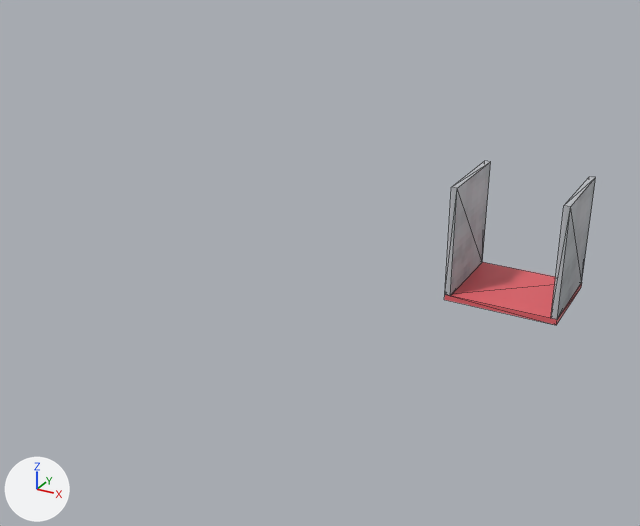
The glTF model meshes/wallsAndFloor.glb: old version first, new version second.
Camera for both pictures: a camera (50 mm lens) standing at (19.0, -70.0, 33.5) and looking at (-10.6, -16.0, 6.6). Lighting does not change. The marker at lower left points along +X, +Y and +Z. Mesh edges are drawn as thin lines. Where no turn or scale is listed for an object, it has been applied to the vertices. Vertices at the same position are counted once.

Names of what the first picture shows: 'Floor', 'L-Wall', 'R-Wall'.
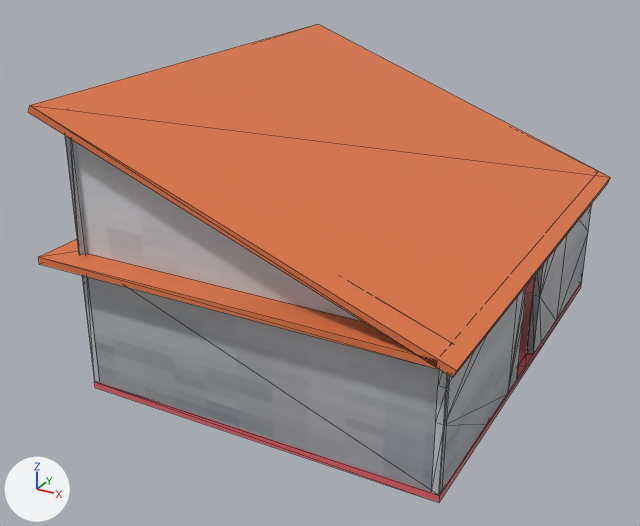
Where the newer file only moved an object's origin or applied its transform, the numbers keep the older frame.

Boxes (x1, y1, x2, y2) around the edits, measured in the pictures (640 x 526 px):
'Floor.002', added (orange)
    after: (28, 24, 611, 377)
'L-Wall.005', added
    after: (88, 277, 439, 492)
'L-Wall.008', added
    after: (65, 136, 361, 321)
'L-Wall.002', added
    after: (431, 203, 592, 495)
'Floor.001', added (orange)
    after: (38, 239, 437, 369)
'Floor', reshaped
    before: (444, 262, 582, 325)
    after: (94, 277, 582, 502)
'R-Wall', recoloured
    both: (551, 177, 595, 319)
'L-Wall.006', added
    after: (68, 138, 88, 255)
'L-Wall.001', added
    after: (82, 275, 100, 383)
'L-Wall', unchanged, covered by the edit
    before: (445, 161, 490, 295)

What changed in the scene script:
```text
Change me_cube_001:
    where me_cube_001.from_pydata(...)  # 8 vertices, 12 faces; spans x -1.0..1.0, y -1.0..1.0, z -1.0..1.0
    remove me_cube_001.materials.append(mat_material_005)  # picture img_marble
Change me_cube_002:
    where me_cube_002.from_pydata(...)  # 8 vertices, 12 faces; spans x -4.89..4.89, y -4.13..4.13, z -0.26..0.26
    me_cube_002 part 1
    me_cube_002.vertices[0].co: (-4.89, -4.13, -0.26) -> (-21.53, -29.69, -0.26)  # pixel (444, 299) -> pixel (95, 387)
    me_cube_002.vertices[1].co: (-4.89, -4.13, 0.26) -> (-21.53, -29.69, 0.26)  # pixel (444, 294) -> pixel (94, 381)
    me_cube_002.vertices[2].co: (-4.89, 4.13, -0.26) -> (-21.53, 4.13, -0.26)
    me_cube_002.vertices[3].co: (-4.89, 4.13, 0.26) -> (-21.53, 4.13, 0.26)
    me_cube_002.vertices[4].co: (4.89, -4.13, -0.26) -> (4.86, -29.69, -0.26)  # pixel (556, 325) -> pixel (439, 502)
    me_cube_002.vertices[5].co: (4.89, -4.13, 0.26) -> (4.86, -29.69, 0.26)  # pixel (557, 319) -> pixel (439, 495)
    me_cube_002.vertices[6].co: (4.89, 4.13, -0.26) -> (4.86, 4.13, -0.26)  # pixel (581, 287)
    me_cube_002.vertices[7].co: (4.89, 4.13, 0.26) -> (4.86, 4.13, 0.26)  # pixel (582, 282) -> pixel (581, 281)
Add me_cube_012:
    me_cube_012.from_pydata([(-14.3, -18.3, 5.1), (-14.1, -18.3, 5.6), (-14.3, 18.3, 5.1), (-14.1, 18.3, 5.6), (14.1, -18.3, -5.6), (14.3, -18.3, -5.1), (14.1, 18.3, -5.6), (14.3, 18.3, -5.1)], [], [(0, 1, 3), (0, 3, 2), (2, 3, 7), (2, 7, 6), (6, 7, 5), (6, 5, 4), (4, 5, 1), (4, 1, 0), (2, 6, 4), (2, 4, 0), (7, 3, 1), (7, 1, 5)])
    me_cube_012.materials.append(mat_material_011)  # orange #e77946
Add ob_l_wall_008:
    ob_l_wall_008 = bpy.data.objects.new('L-Wall.008', me_cube_015)  # 8 vertices, 7 faces; spans x -7.1..19.2, y -0.3..0.3, z -4.9..4.9; in mat_material_014 (picture img_marble)
    ob_l_wall_008.location = (-14.23, -29.67, 15.12)
Add ob_l_wall_006:
    ob_l_wall_006 = bpy.data.objects.new('L-Wall.006', me_cube_013)  # a box spanning x -0.3..0.3, y -29.7..4.1, z -4.9..4.9; in mat_material_012 (picture img_marble)
    ob_l_wall_006.location = (-21.27, 0.0, 14.8)
Add ob_floor_002:
    ob_floor_002 = bpy.data.objects.new('Floor.002', me_cube_012)
    ob_floor_002.location = (-8.34, -13.17, 14.98)
Add ob_floor_001:
    ob_floor_001 = bpy.data.objects.new('Floor.001', me_cube_011)  # a box spanning x -15.2..13.2, y -18.3..18.3, z -0.3..0.3; in mat_material_009 (orange #e77946)
    ob_floor_001.location = (-8.34, -13.17, 9.95)
Add ob_l_wall_005:
    ob_l_wall_005 = bpy.data.objects.new('L-Wall.005', me_cube_008)  # a box spanning x -4.1..22.2, y -0.3..0.3, z -4.9..4.9; in mat_material_007 (picture img_marble)
    ob_l_wall_005.location = (-17.36, -29.39, 5.11)
Add ob_l_wall_002:
    ob_l_wall_002 = bpy.data.objects.new('L-Wall.002', me_cube_005)  # 62 vertices, 108 faces; spans x -0.3..0.3, y -29.7..4.1, z -4.9..4.9; in mat_material_002 (picture img_marble)
    ob_l_wall_002.location = (4.59, 0.0, 5.11)
Add ob_l_wall_001:
    ob_l_wall_001 = bpy.data.objects.new('L-Wall.001', me_cube_004)  # a box spanning x -0.3..0.3, y -29.7..4.1, z -4.9..4.9; in mat_material_001 (picture img_marble)
    ob_l_wall_001.location = (-21.27, 0.0, 5.11)
```
